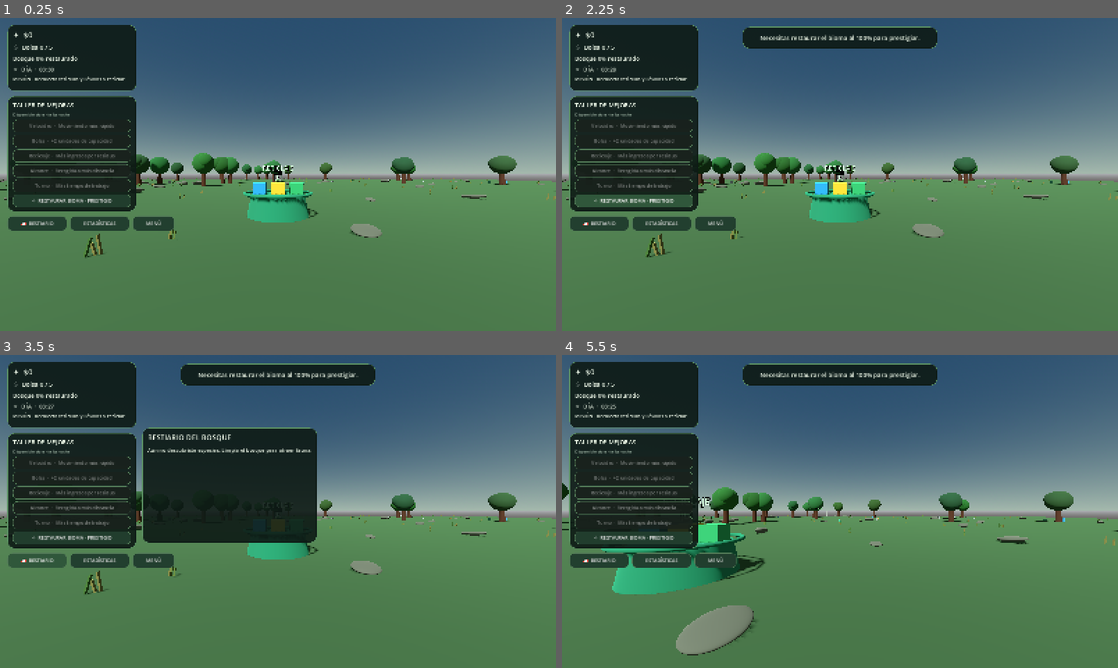
Above: before the commit, frames 1-4 (two rows, left to right).
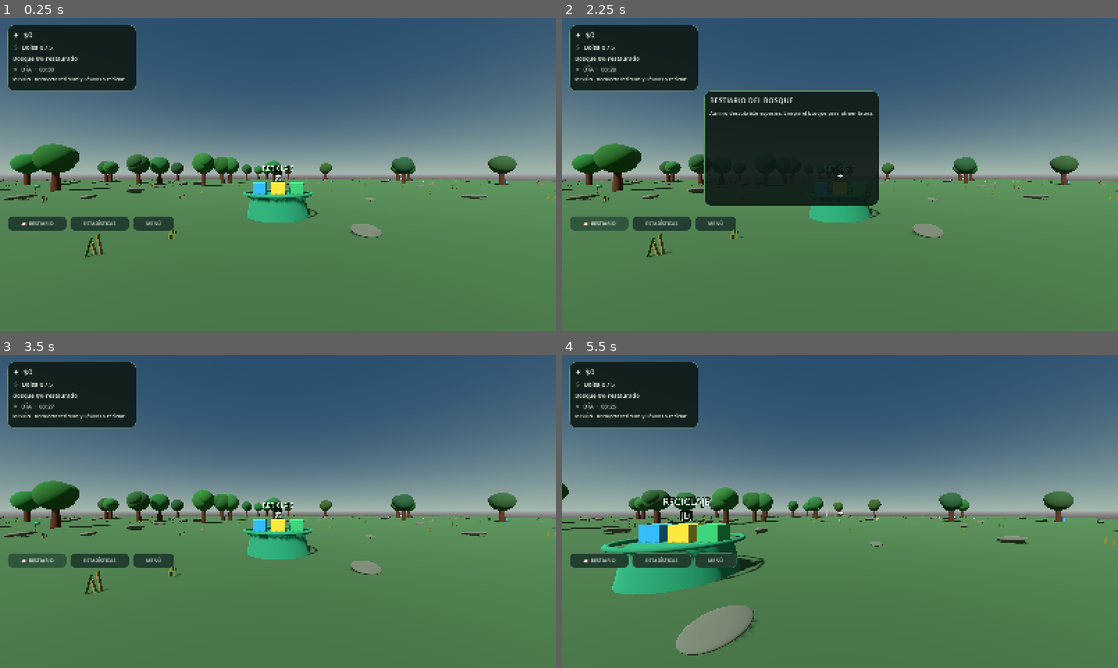
Above: after the commit, the same moments.

Repository: Tomardosama/verdevivo
Game: Godot game, scene res://scenes/main/main.tscn
Two runs of this game, one before a commit and one after it. Both use one fixed random seed, a clock stepped at 60 frames per second and the inputs below.
Inputs (mouse positions are in pixels of both pictures, inside the frame that each line leads up to):
- Up to frame 1 (0.25 s): no input
- Up to frame 2 (2.25 s): click "MENÚ" at 0.5 s; click "CONTINUAR JUGANDO" at 1.25 s; click "✧ RESTAURAR BIOMA · PRESTIGIO" (after the commit: "📖 BESTIARIO") at 2 s
- Up to frame 3 (3.5 s): click "📖 BESTIARIO" at 2.75 s
- Up to frame 4 (5.5 s): click "ESTADÍSTICAS" at 3.5 s; tap Enter at 4.25 s; move the mouse to (962, 495) at 4.27 s; hold D (move_right) 4.28-5.03 s; tap E (deposit) at 4.35 s; click (962, 495) at 4.42 s; tap Space (jump) at 4.52, 5.27 s; move the mouse to (812, 511) at 5.02 s; hold W (move_forward) from 5.03 s (still down); tap Shift (sprint) at 5.1 s

The runs differ from the first frame. In frame 1, 8.0% of the frame differs, in the area x 1-51%, y 24-62%; in frame 2, 22%, in the area x 1-68%, y 2-68%; in frame 3, 22%; in frame 4, 11%.

Commit message:
Add aiming reticle and priced upgrade shop interface

Diff:
--- a/scripts/ui/hud.gd
+++ b/scripts/ui/hud.gd
@@ -19,6 +19,10 @@
 var menu_panel: PanelContainer
 var achievement_count: int = 0
 var message_time_left: float = 0.0
+var crosshair: Label
+var shop_panel: PanelContainer
+var shop_open: bool = false
+var upgrade_costs: Dictionary = {}
 
 func _ready() -> void:
 	var root := Control.new()
@@ -41,6 +45,8 @@
 
 	var upgrades_panel := _make_panel(Vector2(22, 225), Vector2(370, 330))
 	root.add_child(upgrades_panel)
+	upgrades_panel.visible = false
+	shop_panel = upgrades_panel
 	var upgrade_box := VBoxContainer.new()
 	upgrade_box.add_theme_constant_override("separation", 6)
 	upgrades_panel.add_child(upgrade_box)
@@ -55,6 +61,7 @@
 	]
 	for item in upgrade_data:
 		var button := _make_button("%s  ·  %s" % [item[1], item[2]])
+		button.set_meta("upgrade_id", item[0])
 		button.pressed.connect(_on_upgrade_pressed.bind(item[0]))
 		upgrade_box.add_child(button)
 		upgrade_buttons.append(button)
@@ -134,6 +141,14 @@
 	message_label.vertical_alignment = VERTICAL_ALIGNMENT_CENTER
 	notification_panel.add_child(message_label)
 	set_meta("notification_panel", notification_panel)
+
+	crosshair = _make_label("+", 30, Color(1.0, 1.0, 1.0, 0.95))
+	crosshair.set_anchors_and_offsets_preset(Control.PRESET_CENTER)
+	crosshair.position = Vector2(-8, -18)
+	crosshair.add_theme_color_override("font_shadow_color", Color(0, 0, 0, 0.95))
+	crosshair.add_theme_constant_override("shadow_offset_x", 2)
+	crosshair.add_theme_constant_override("shadow_offset_y", 2)
+	root.add_child(crosshair)
 
 func _make_panel(position_value: Vector2, size_value: Vector2) -> PanelContainer:
 	var panel := PanelContainer.new()
@@ -217,6 +232,25 @@
 	for button in upgrade_buttons:
 		button.disabled = not enabled
 
+func update_upgrade_prices(costs: Dictionary, levels: Dictionary) -> void:
+	upgrade_costs = costs
+	var names := {"speed": "Velocidad", "capacity": "Bolsa", "value": "Reciclaje", "range": "Alcance", "day": "Turno"}
+	var descriptions := {"speed": "Movimiento más rápido", "capacity": "+2 unidades", "value": "Más ingresos", "range": "Mayor alcance", "day": "Más tiempo de día"}
+	for button in upgrade_buttons:
+		var upgrade_id := str(button.get_meta("upgrade_id", ""))
+		button.text = "%s · %s · $%d (Nv. %d)" % [names.get(upgrade_id, upgrade_id), descriptions.get(upgrade_id, ""), int(costs.get(upgrade_id, 0)), int(levels.get(upgrade_id, 0))]
+
+func show_shop(visible: bool) -> void:
+	shop_open = visible
+	shop_panel.visible = visible
+	if visible:
+		bestiary_panel.visible = false
+		stats_panel.visible = false
+		menu_panel.visible = false
+
+func close_shop() -> void:
+	show_shop(false)
+
 func set_bestiary(entries: Array[Dictionary]) -> void:
 	for index in range(1, bestiary_list.get_child_count()):
 		bestiary_list.get_child(index).queue_free()
@@ -238,6 +272,7 @@
 
 func _toggle_menu() -> void:
 	menu_panel.visible = not menu_panel.visible
+	close_shop()
 	stats_panel.visible = false
 	bestiary_panel.visible = false
 	if menu_panel.visible:
